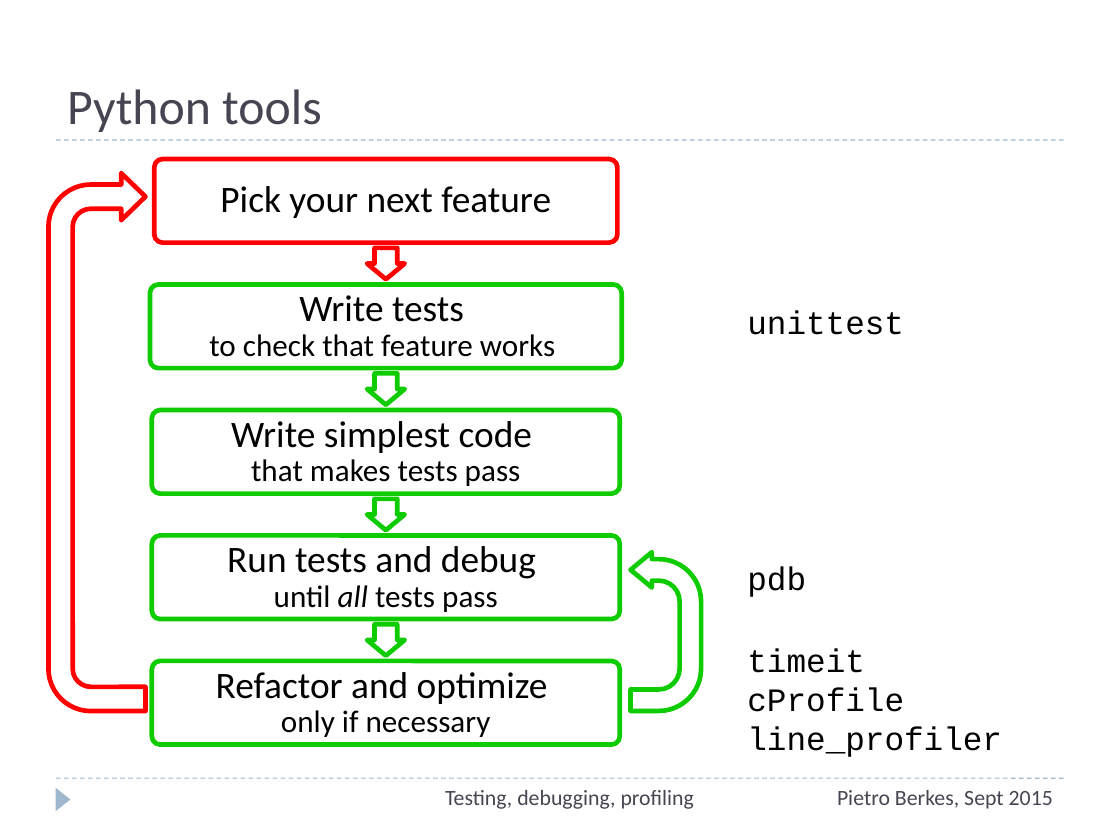
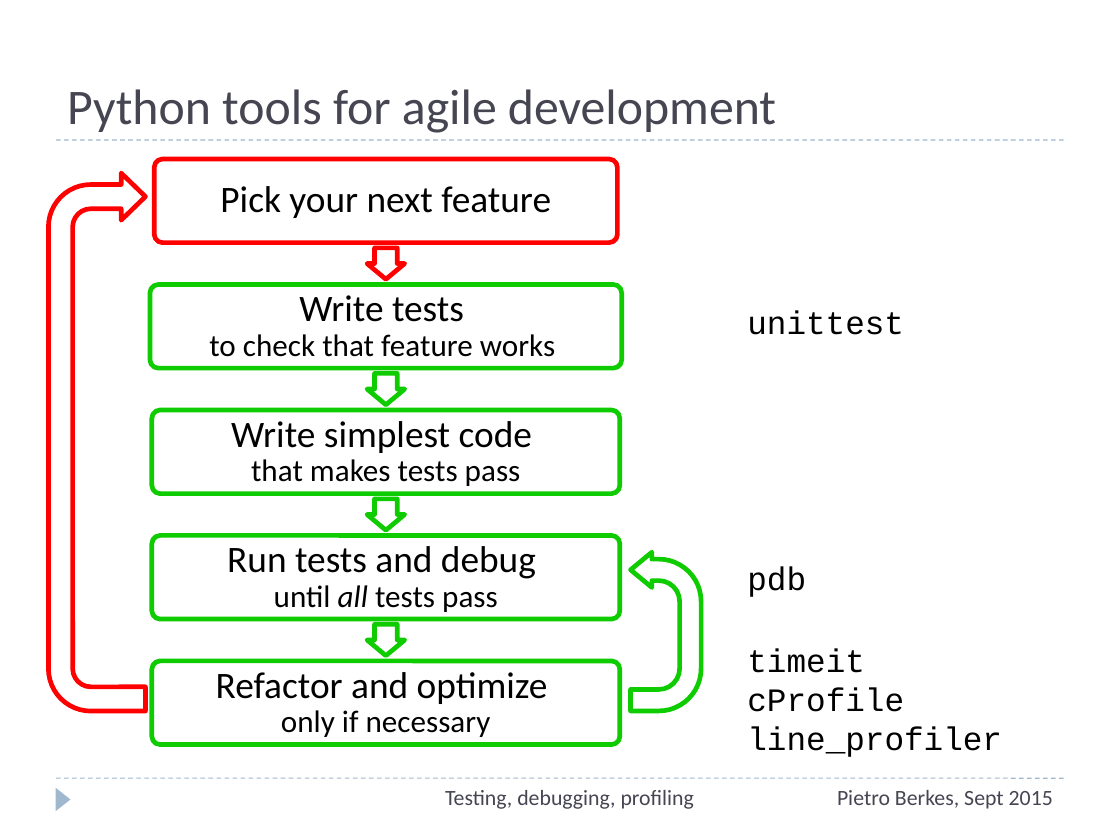
Before and after one commit to ASPP/testing_debugging_profiling, a slide deck: slide 6 of testing-debugging-profiling.pptx. Drawn at 1120x840 pixels with LibreOffice and Linux fonts; fonts in the diff are those of the drawing. Boxes give left, top, right and bottom in pixels: in the first picture for what was removed or moved away, otherwise in the second. Text is boxed around its words. In the diff, an @@ line names an element or a change of style, - is before the commit and + after.

```diff
--- a/testing-debugging-profiling.pptx
+++ b/testing-debugging-profiling.pptx
@@ title at box(67, 89, 776, 133): text changed @@
-Python tools
+Python tools for agile development
```
Also in this commit, not shown: 9 other slides changed, 1 slide added, 1 other file.
